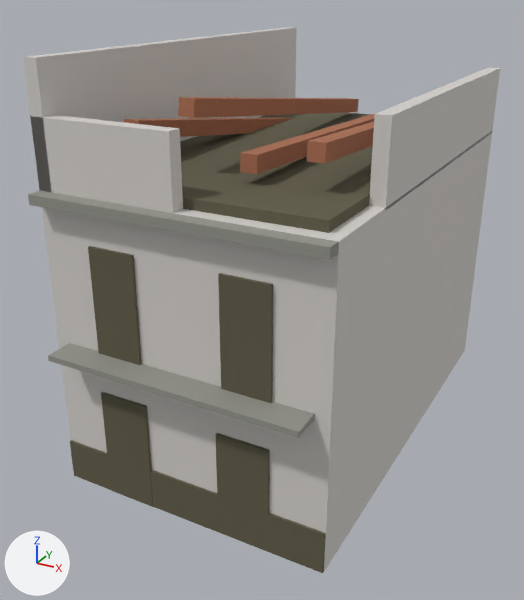
Two versions of the FBX model entregas/teo-modelado/pueblo-valenciano/TresAlturas/SM_TresAlturas_v4_Ruina_LOD1.fbx, one commit apart.
Camera for both pictures: a 50 mm lens placed at (6.94, -14.26, 9.94), pointed at (-0.45, -0.82, 3.23). The axes (+X, +Y, +Z) are drawn at lower left. The lights are the same throughout. The older version comes first. Where no turn or scale is listed for an object, it has been applied to the vertices.

Names of what the first picture shows: 'SM_pueblo_valenciano_v14_LOD1'.
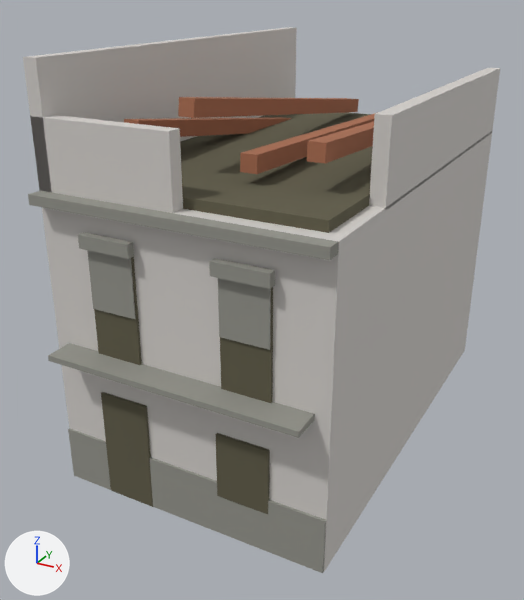
Location of each change, (x1, y1, x2, y2) in pixels of the pictures (524 x 600 px; the box of a moved part takes in the faces that stretch with it):
part 1 of me_sm_pueblo_valenciano_v14_lod1_001, added: after (78, 232, 134, 259)
part 2 of me_sm_pueblo_valenciano_v14_lod1_001, added: after (87, 250, 136, 319)
part 3 of me_sm_pueblo_valenciano_v14_lod1_001, added: after (209, 258, 275, 289)
part 4 of me_sm_pueblo_valenciano_v14_lod1_001, added: after (218, 278, 271, 350)
part 5 of me_sm_pueblo_valenciano_v14_lod1_001, moved or reshaped: before (70, 440, 325, 573); after (68, 428, 326, 573)

The change, as a diff of the scene's bpy script:
```diff
--- a/entregas/teo-modelado/pueblo-valenciano/TresAlturas/SM_TresAlturas_v4_Ruina_LOD1.fbx.py
+++ b/entregas/teo-modelado/pueblo-valenciano/TresAlturas/SM_TresAlturas_v4_Ruina_LOD1.fbx.py
@@ me_sm_pueblo_valenciano_v14_lod1_001 @@
 # used by ob_sm_pueblo_valenciano_v14_lod1; location = (0.0, 0.0, 0.0)
 # verts and faces of me_sm_pueblo_valenciano_v14_lod1_001; kept vertices keep their numbers, new ones are numbered from 143
 # before: 9 (-2.99, -4.78, 0.9) at pixel (69, 441), 11 (-2.99, -4.72, 0.9) at pixel (71, 439), 13 (2.99, -4.78, 0.9) at pixel (324, 534), 15 (2.99, -4.72, 0.9) at pixel (325, 532)
-me_sm_pueblo_valenciano_v14_lod1_001.from_pydata(...)  # 143 vertices, 108 faces; spans x -3.0..3.0, y -5.33..5.33, z 0.0..8.75
+me_sm_pueblo_valenciano_v14_lod1_001.from_pydata(...)  # 175 vertices, 132 faces; spans x -3.0..3.0, y -5.33..5.33, z 0.0..8.75
+# me_sm_pueblo_valenciano_v14_lod1_001 part 1: a new loose piece, a box spanning x -1.96..-0.84, y -4.95..-4.79, z 5.51..5.77, in mat_mat_paleta32 (picture img_t_paleta32_png)
+# me_sm_pueblo_valenciano_v14_lod1_001 part 2: a new loose piece, a box spanning x -1.89..-0.91, y -4.825..-4.795, z 4.276..5.5, in mat_mat_paleta32 (picture img_t_paleta32_png)
+# me_sm_pueblo_valenciano_v14_lod1_001 part 3: a new loose piece, a box spanning x 0.84..1.96, y -4.95..-4.79, z 5.51..5.77, in mat_mat_paleta32 (picture img_t_paleta32_png)
+# me_sm_pueblo_valenciano_v14_lod1_001 part 4: a new loose piece, a box spanning x 0.91..1.89, y -4.825..-4.795, z 4.356..5.5, in mat_mat_paleta32 (picture img_t_paleta32_png)
+# me_sm_pueblo_valenciano_v14_lod1_001 part 5
+for i in [9, 11, 13, 15]: verts[i] += (0.0, 0.0, 0.3)
 me_sm_pueblo_valenciano_v14_lod1_001.materials.append(mat_mat_paleta32)
```
